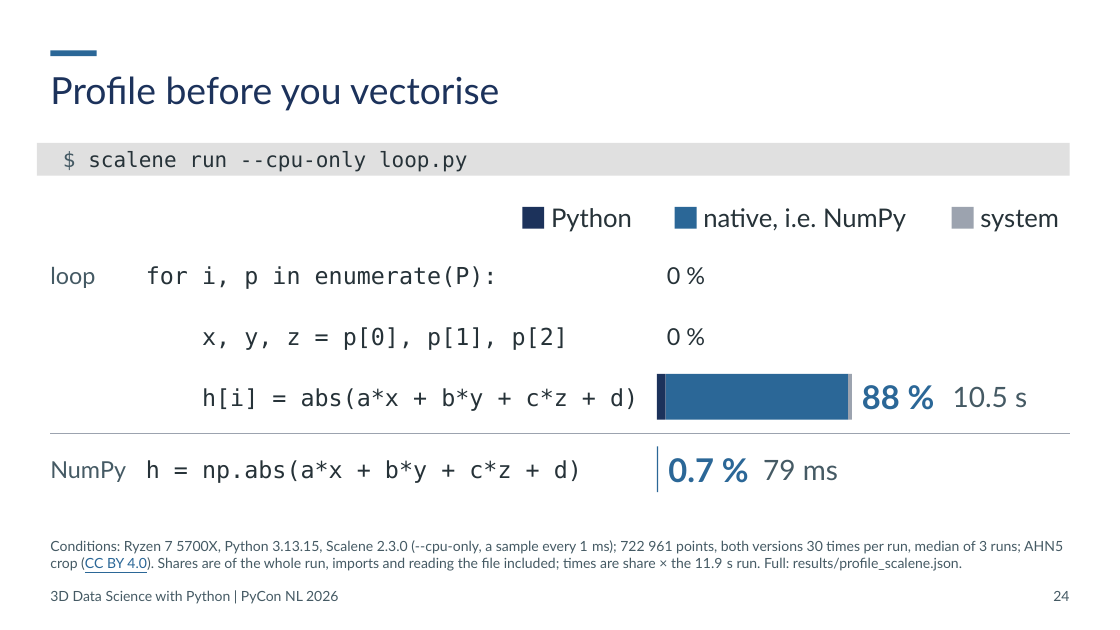
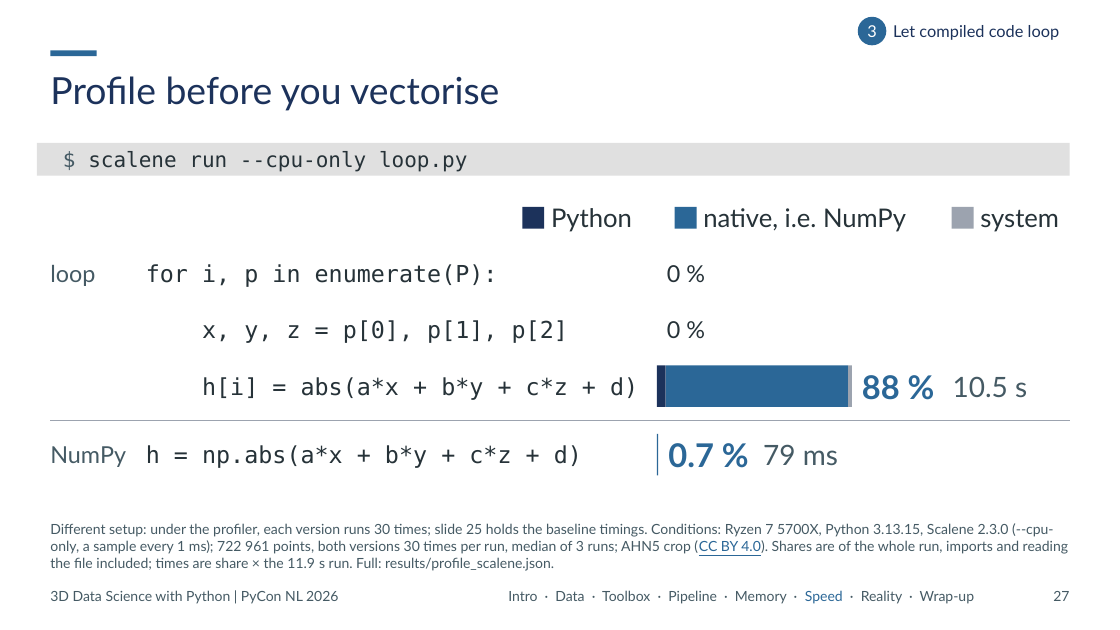
Before and after one commit to Sloppy1999/pycon-nl-2026-3d-data-science, a slide deck: slide 27 of deck/out/20261015_PyCon-NL_3D-Data-Science.pptx (slide 24 before the commit). Drawn at 1120x630 pixels with LibreOffice and Linux fonts; fonts in the diff are those of the drawing. Boxes give left, top, right and bottom in pixels: in the first picture for what was removed or moved away, otherwise in the second. Text is boxed around its words. In the diff, an @@ line names an element or a change of style, - is before the commit and + after.

```diff
--- a/deck/out/20261015_PyCon-NL_3D-Data-Science.pptx
+++ b/deck/out/20261015_PyCon-NL_3D-Data-Science.pptx
@@ ellipse added at bbox=[858, 17, 886, 45], fill #2B6797, 14 pt, text #FFFFFF @@
+3
@@ text added at bbox=[893, 25, 1060, 40], 14 pt, text #1C325B @@
+Let compiled code loop
@@ text "x, y, z = p[0], ...": place and size @@
-text "x, y, z = p[0], ..." at bbox=[202, 327, 568, 350]
+text "x, y, z = p[0], ..." at bbox=[202, 320, 568, 343]
@@ text "0 %": place and size @@
-text "0 %" at bbox=[667, 328, 681, 345]
+text "0 %" at bbox=[667, 321, 681, 338]
@@ text "h[i] = abs(a*x + b*y ...": place and size @@
-text "h[i] = abs(a*x + b*y ..." at bbox=[202, 388, 638, 411]
+text "h[i] = abs(a*x + b*y ..." at bbox=[202, 377, 638, 400]
@@ text "88 %": place and size @@
-text "88 %" at bbox=[862, 385, 900, 410]
+text "88 %" at bbox=[862, 375, 900, 400]
@@ text "10.5 s": place and size @@
-text "10.5 s" at bbox=[953, 386, 1027, 407]
+text "10.5 s" at bbox=[953, 376, 1027, 397]
@@ 3 rectangles: place and size @@
-3 rectangles at bbox=[657, 374, 853, 419]
+3 rectangles at bbox=[657, 365, 853, 407]
@@ text "NumPy": place and size @@
-text "NumPy" at bbox=[50, 461, 126, 482]
+text "NumPy" at bbox=[50, 446, 126, 467]
@@ line moved from (50, 434) - (1070, 434) to (50, 421) - (1070, 421) @@
@@ text "h = np.abs(a*x + b*y ...": place and size @@
-text "h = np.abs(a*x + b*y ..." at bbox=[146, 460, 582, 483]
+text "h = np.abs(a*x + b*y ..." at bbox=[146, 445, 582, 468]
@@ rectangle: place and size @@
-rectangle at bbox=[657, 447, 659, 492]
+rectangle at bbox=[657, 434, 659, 476]
@@ text "0.7 %": place and size @@
-text "0.7 %" at bbox=[668, 458, 714, 483]
+text "0.7 %" at bbox=[668, 443, 714, 468]
@@ text "79 ms": place and size @@
-text "79 ms" at bbox=[763, 459, 838, 480]
+text "79 ms" at bbox=[763, 444, 838, 465]
@@ text at bbox=[50, 523, 1068, 571]: text changed @@
-Conditions: Ryzen 7 5700X, Python 3.13.15, Scalene 2.3.0 (--cpu-only, a sample every 1 ms); 722 961 points, both versions 30 times per run, median of 3 runs; AHN5 crop (CC BY 4.0). Shares are of the whole run, imports and reading the file included; times are share × the 11.9 s run. Full: results/profile_scalene.json.
+Different setup: under the profiler, each version runs 30 times; slide 25 holds the baseline timings. Conditions: Ryzen 7 5700X, Python 3.13.15, Scalene 2.3.0 (--cpu-only, a sample every 1 ms); 722 961 points, both versions 30 times per run, median of 3 runs; AHN5 crop (CC BY 4.0). Shares are of the whole run, imports and reading the file included; times are share × the 11.9 s run. Full: results/profile_scalene.json.
@@ text added at bbox=[508, 590, 974, 604], 12 pt, text #455A64 @@
+Intro · Data · Toolbox · Pipeline · Memory · Speed · Reality · Wrap-up
@@ page number at bbox=[1053, 591, 1069, 601]: text changed @@
-24
+27
```
Also in this commit, not shown: 32 other slides changed, 7 slides added, 1 slide removed, 27 other files.
